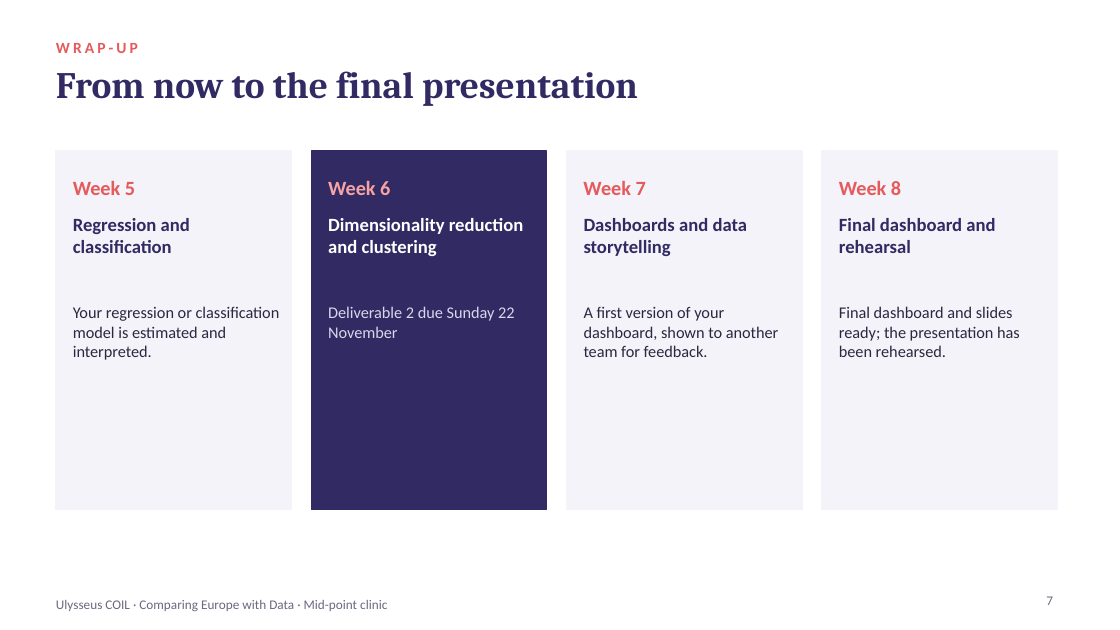
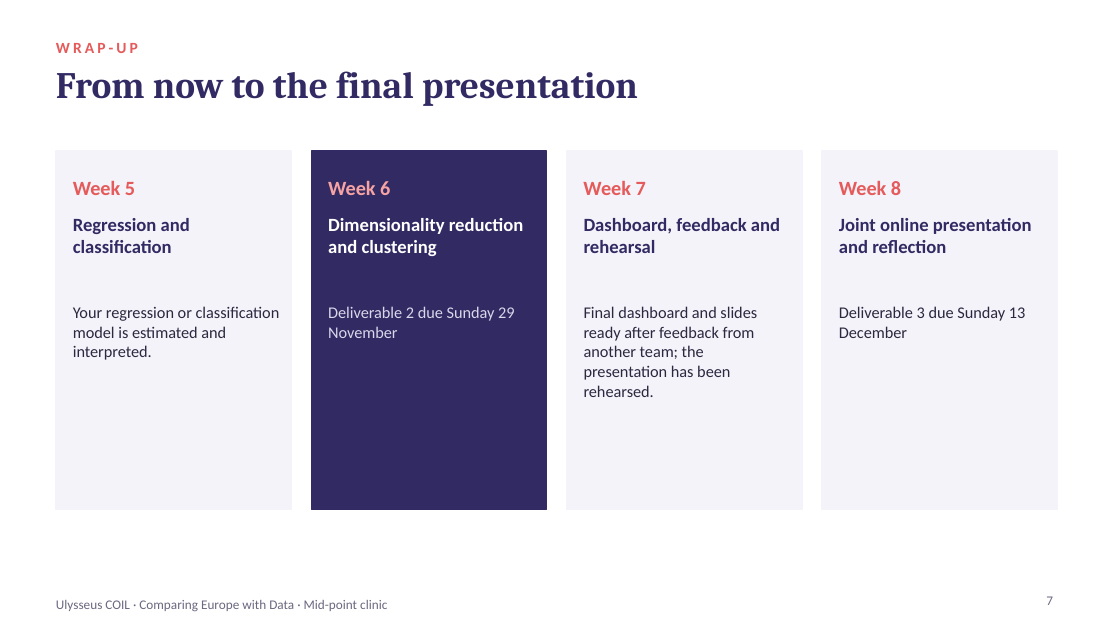
Before and after one commit to coil-europe/coil-europe.github.io, a slide deck: slide 7 of docs/slides/COIL_3_midpoint_clinic.pptx. Drawn at 1120x630 pixels with LibreOffice and Linux fonts; fonts in the diff are those of the drawing. Boxes give left, top, right and bottom in pixels: in the first picture for what was removed or moved away, otherwise in the second. Text is boxed around its words. In the diff, an @@ line names an element or a change of style, - is before the commit and + after.

```diff
--- a/docs/slides/COIL_3_midpoint_clinic.pptx
+++ b/docs/slides/COIL_3_midpoint_clinic.pptx
@@ text at (584,218,780,253): text changed @@
-Dashboards and data storytelling
+Dashboard, feedback and rehearsal
@@ text at (839,218,1032,253): text changed @@
-Final dashboard and rehearsal
+Joint online presentation and reflection
@@ text at (328,306,514,338): text changed @@
-Deliverable 2 due Sunday 22 November
+Deliverable 2 due Sunday 29 November
@@ text at (584,306,757,397): text changed @@
-A first version of your dashboard, shown to another team for feedback.
+Final dashboard and slides ready after feedback from another team; the presentation has been rehearsed.
@@ text at (839,306,1025,338): text changed @@
-Final dashboard and slides ready; the presentation has been rehearsed.
+Deliverable 3 due Sunday 13 December
```
Also in this commit, not shown: 2 other slides changed, 14 other files.
